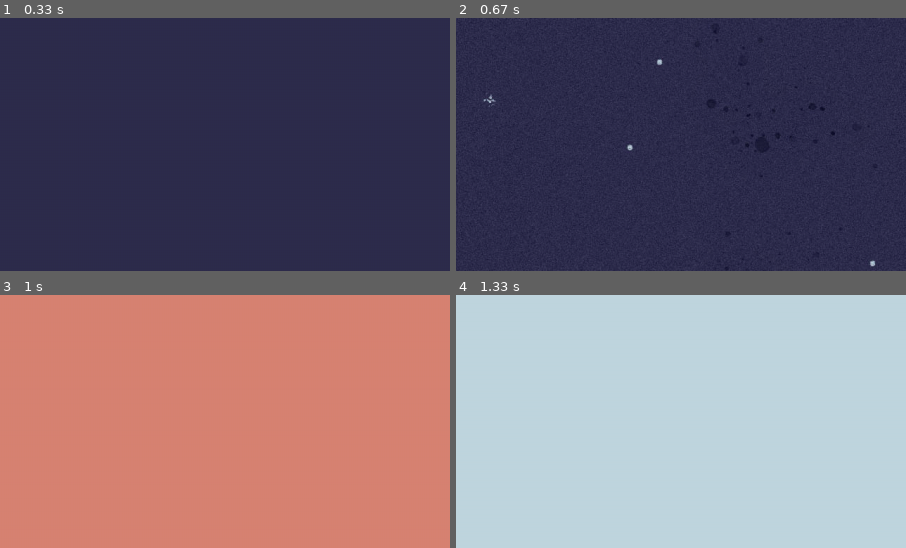
Above: before the commit, frames 1-4 (two rows, left to right).
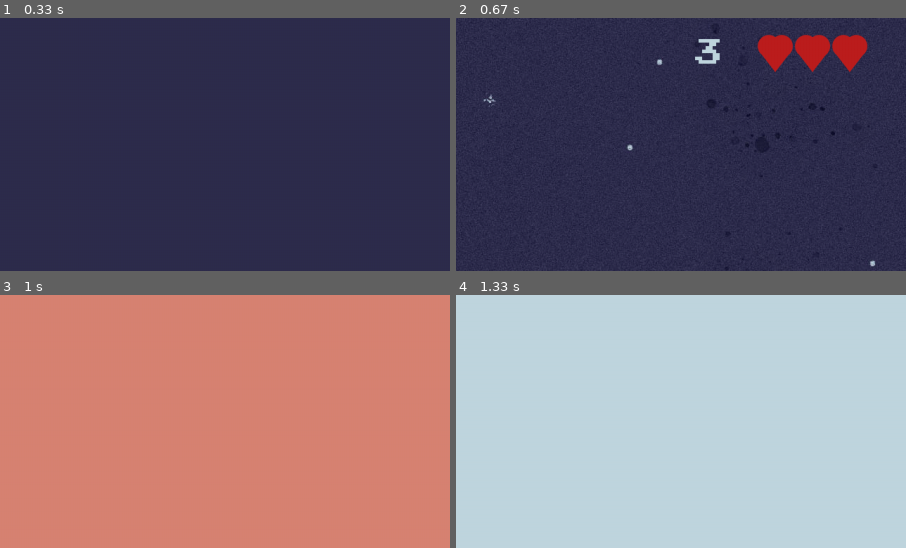
Above: after the commit, the same moments.

Repository: AdrianFSN/proyecto-final-pygame-quest
Game: pygame game, started from main.py
Two runs of this game, one before a commit and one after it. Both use one fixed random seed, a clock stepped at 60 frames per second and the inputs below.
Inputs:
- Up to frame 1 (0.33 s): no input
- Up to frame 2 (0.67 s): tap Space at 0.33 s
- Up to frame 3 (1 s): hold Up from 0.67 s (still down); tap Space at 0.73 s
- Up to frame 4 (1.33 s): tap Space at 1.03, 1.23 s; release Up at 1.13 s; hold Down from 1.17 s (still down)
The pictures show only the part of the screen within x 50-100%, y 0-50%; the shares and areas given below are measured in that part.

Frame 1 is identical in both runs. In frame 2, 2.6% of the frame differs, in the area x 53-92%, y 6-22%; in frame 3, nothing differs; in frame 4, nothing differs.

Commit message:
feat: creo la clase LivesCounter con nñumero e iconos de corazones

Diff:
--- a/glumtar/__init__.py
+++ b/glumtar/__init__.py
@@ -12,9 +12,10 @@
 # Entities settings
 SCOREBOARD_HEIGHT = 30
 SCOREBOARD_MARGIN = 70
-SCOREBOARD_WIDTH = 70
 
 LIVES = 3
+LIVES_HEIGHT = 30
+LIVES_MARGIN = 300
 
 # Selected colors palette RGB
 COLUMBIA_BLUE = (192, 214, 223)
--- a/glumtar/entities.py
+++ b/glumtar/entities.py
@@ -3,7 +3,7 @@
 
 import pygame
 
-from . import COLUMBIA_BLUE, FONT, FONT_SIZE, HEIGHT, MARGIN, SCOREBOARD_HEIGHT, SCOREBOARD_MARGIN, SCOREBOARD_WIDTH, WIDTH
+from . import COLUMBIA_BLUE, FONT, FONT_SIZE, HEIGHT, LIVES, LIVES_HEIGHT, LIVES_MARGIN, MARGIN, SCOREBOARD_HEIGHT, SCOREBOARD_MARGIN, WIDTH
 
 
 class Ship(pygame.sprite.Sprite):
@@ -56,22 +56,22 @@
 
 
 class Meteorite(pygame.sprite.Sprite):
-    DEFAULT_SPEED = 7
-    DEFAULT_POINTS = 1
-    SIZE_MODIFIER_MAX = 5
-    SIZE_MODIFIER_MIN = 1
-    SIZE_CONTROLLER = random.randint(SIZE_MODIFIER_MIN, SIZE_MODIFIER_MAX)
-    OUTER_MARGIN = 150
-    METEORITE_IMG = ['meteorite0_0.png',
+    default_speed = 7
+    default_points = 1
+    # SIZE_MODIFIER_MAX = 5
+    # SIZE_MODIFIER_MIN = 1
+    # SIZE_CONTROLLER = random.randint(SIZE_MODIFIER_MIN, SIZE_MODIFIER_MAX)
+    outer_margin = 150
+    meteorite_img = ['meteorite0_0.png',
                      'meteorite1_0.png', 'meteorite2_0.png']
-    SPEED_FAMILY_0 = DEFAULT_SPEED
-    SPEED_FAMILY_1 = DEFAULT_SPEED + 2.5
-    SPEED_FAMILY_2 = DEFAULT_SPEED + 5.5
-    POINTS_FAMILY_0 = DEFAULT_POINTS
-    POINTS_FAMILY_1 = DEFAULT_POINTS * 2
-    POINTS_FAMILY_2 = DEFAULT_POINTS * 3
+    speed_family_0 = default_speed
+    speed_family_1 = default_speed + 2.5
+    speed_family_2 = default_speed + 5.5
+    points_family_0 = default_points
+    points_family_1 = default_points * 2
+    points_family_2 = default_points * 3
 
-    def __init__(self, speed=DEFAULT_SPEED, points=DEFAULT_POINTS, posX=WIDTH + OUTER_MARGIN):
+    def __init__(self, speed=default_speed, points=default_points, posX=WIDTH + outer_margin):
         super().__init__()
         self.speed = speed
         self.points = points
@@ -80,18 +80,18 @@
         self.assing_family()
 
     def assing_family(self):
-        index = random.randint(0, len(self.METEORITE_IMG)-1)
-        for image in self.METEORITE_IMG:
+        index = random.randint(0, len(self.meteorite_img)-1)
+        for image in self.meteorite_img:
             img_route = os.path.join(
                 'glumtar', 'resources', 'images', f'meteorite{index}_0.png')
 
         if 'meteorite1_' in img_route:
-            self.speed = self.SPEED_FAMILY_1
-            self.points = self.POINTS_FAMILY_1
+            self.speed = self.speed_family_1
+            self.points = self.points_family_1
 
         elif 'meteorite2_' in img_route:
-            self.speed = self.SPEED_FAMILY_2
-            self.points = self.POINTS_FAMILY_2
+            self.speed = self.speed_family_2
+            self.points = self.points_family_2
 
         self.image = pygame.image.load(img_route)
         self.rect = self.image.get_rect(
@@ -114,7 +114,6 @@
         font = FONT
         self.font_route = os.path.join('glumtar', 'resources', 'fonts', font)
         self.font_style = pygame.font.Font(self.font_route, FONT_SIZE)
-        self.scoreboard_title = 'PUNTOS'
 
     def increase_score(self, score_up):
         self.scoreboard_value += score_up
@@ -126,3 +125,34 @@
         pointsX = SCOREBOARD_MARGIN
         pointsY = SCOREBOARD_HEIGHT
         screen.blit(scoreboard_text, (pointsX, pointsY))
+
+
+class LivesCounter:
+    def __init__(self, lives=LIVES):
+        self.lives_value = lives
+        font = FONT
+        self.font_route = os.path.join('glumtar', 'resources', 'fonts', font)
+        self.font_style = pygame.font.Font(self.font_route, FONT_SIZE)
+        self.available_lives = {}
+        self.livesX = WIDTH - LIVES_MARGIN
+        self.livesY = LIVES_HEIGHT
+        self.heartsX = WIDTH - 50
+        self.heartsY = self.livesY + 20
+
+        for index in range(1, LIVES + 1):
+            hearts_route = os.path.join(
+                'glumtar', 'resources', 'images', f'lives{index}.png')
+            self.available_lives[index] = hearts_route
+
+        self.hearts_image = pygame.image.load(
+            self.available_lives.get(self.lives_value))
+        self.rect = self.hearts_image.get_rect(
+            midright=(self.heartsX, self.heartsY))
+        print(self.available_lives)
+
+    def show_lives(self, screen):
+        lives_string = str(self.lives_value)
+        lives_text = self.font_style.render(
+            lives_string, True, COLUMBIA_BLUE)
+        screen.blit(lives_text, (self.livesX, self.livesY))
+        screen.blit(self.hearts_image, self.rect)
--- a/glumtar/scenes.py
+++ b/glumtar/scenes.py
@@ -3,7 +3,7 @@
 import pygame
 
 from . import BLACK, COLUMBIA_BLUE, CORAL_PINK, CORNELL_RED, DEFAULT_TIMER, FPS, HEIGHT, MARGIN, ROBIN_EGG_BLUE, SPACE_CADET, TIME_UNIT, WIDTH
-from .entities import Meteorite, Ship, Scoreboard
+from .entities import LivesCounter, Meteorite, Ship, Scoreboard
 from tools.timers_and_countdowns import Timer
 
 
@@ -45,6 +45,7 @@
         self.background_posY = 0
 
         self.scoreboard = Scoreboard()
+        self.lives_counter = LivesCounter()
 
         self.player = Ship()
         self.timer = Timer(DEFAULT_TIMER)
@@ -72,6 +73,7 @@
                                   self.background_posY, self.set_timer)
 
             self.scoreboard.show_scoreboard(self.screen)
+            self.lives_counter.show_lives(self.screen)
 
             self.player.update()
             self.screen.blit(self.player.img_new_size, self.player.rect)
Binary file added: glumtar/resources/images/lives1.png
Binary file added: glumtar/resources/images/lives2.png
Binary file added: glumtar/resources/images/lives3.png
